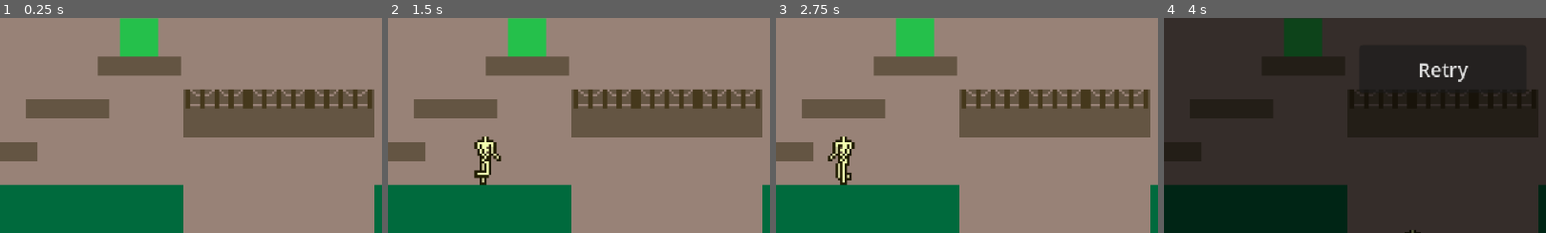
Above: before the commit, frames 1-4 (left to right).
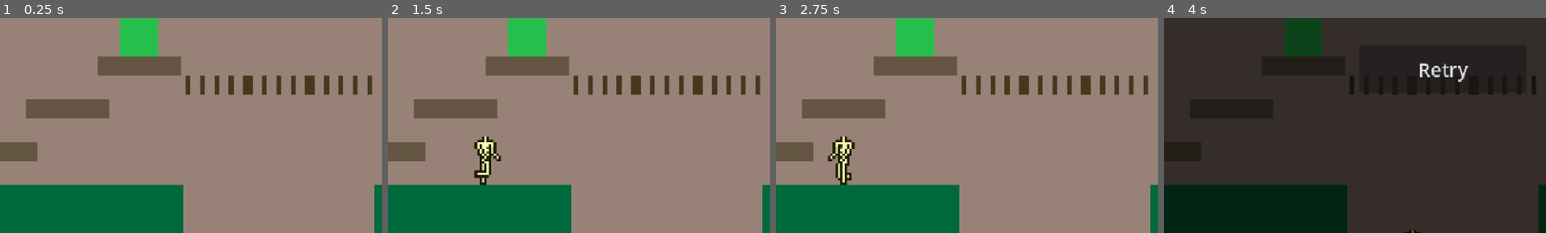
Above: after the commit, the same moments.

Repository: tucksravin/dont-lose-your-head
Game: Godot game, scene res://scenes/days/platforming_day.tscn
Two runs of this game, one before a commit and one after it. Both use one fixed random seed, a clock stepped at 60 frames per second and the inputs below. This scene is started directly instead of the project's main scene.
Inputs:
- Up to frame 1 (0.25 s): no input
- Up to frame 2 (1.5 s): hold D (move_right) from 0.53 s (still down); tap E (interact) at 0.6, 1.35 s; tap Space (jump) at 0.77 s
- Up to frame 3 (2.75 s): tap Space (jump) at 1.52 s; release D (move_right) at 2.03 s; hold A (move_left) from 2.03 s (still down); tap E (interact) at 2.1 s
- Up to frame 4 (4 s): release A (move_left) at 2.78 s; hold D (move_right) from 2.78 s (still down); tap E (interact) at 2.85, 3.6 s; tap Space (jump) at 3.02, 3.77 s
The pictures show only the part of the screen within x 14-64%, y 50-100%; the shares and areas given below are measured in that part.

The runs differ from the first frame. In frame 1, 12% of the frame differs, in the area x 48-98%, y 26-56%; in frame 2, 12%; in frame 3, 12%; in frame 4, 1.3%.

Commit message:
Bridge see-through with the body behind it; panic eyes idle at 10%
- platforming_day: dropped the brown Deck rect behind the bridge art, gave the
  sprite z_index 1 so the body draws behind the railings, and dropped the art
  to y=316 so its deck row sits on the floor line (y=320). Collision unchanged
  — the railings were never solid, so the body walks through them.
- panic_counter: calm_agitation 1.0 -> 0.1 so the caged head is nearly still
  when nothing is happening, plus a moving_agitation floor of 1.0 so it reacts
  the moment you move rather than waiting for the meter.

Measured speed_scale: 0.15 at rest, 1.08 at 25% panic, 2.05 at 50%, 4.00 full.

Note: bridge.png draws its rope and deck line in #988277, the sky colour, so
with the deck gone those pixels are invisible — only the posts read.

Diff:
--- a/scenes/days/platforming_day.tscn
+++ b/scenes/days/platforming_day.tscn
@@ -127,17 +127,10 @@
 position = Vector2(320, 340)
 shape = SubResource("RectangleShape2D_bridge")
 
-[node name="Deck" type="ColorRect" parent="Bridge"]
-offset_left = 240.0
-offset_top = 320.0
-offset_right = 400.0
-offset_bottom = 360.0
-mouse_filter = 2
-color = Color(0.392156862745098, 0.333333333333333, 0.262745098039216, 1)
-
 [node name="Visual" type="Sprite2D" parent="Bridge"]
 texture_repeat = 2
-position = Vector2(320, 328)
+z_index = 1
+position = Vector2(320, 316)
 scale = Vector2(2, 2)
 texture = ExtResource("8_bridge_tex")
 region_enabled = true
--- a/scenes/gameplay/panic_counter.gd
+++ b/scenes/gameplay/panic_counter.gd
@@ -22,10 +22,14 @@
 @export var max_panic: float = 400.0
 ## Speed below which the body counts as still (px/s).
 @export var still_speed: float = 1.0
-## Cage-animation speed at 0 panic and at max panic. The head visibly rattles
-## faster as the meter climbs.
-@export var calm_agitation: float = 1.0
+## Cage-animation speed at 0 panic and at max panic, as a multiple of the rate
+## authored in head_frames.tres. Calm is deliberately near-still — the eyes
+## barely drift until something is actually happening.
+@export var calm_agitation: float = 0.1
 @export var frantic_agitation: float = 4.0
+## Floor applied while the body is moving, so the head reacts the instant you
+## move rather than waiting for the meter to climb out of the calm range.
+@export var moving_agitation: float = 1.0
 
 ## Emitted whenever `value` changes — the panic display listens to this.
 signal panic_changed(value: int)
@@ -59,8 +63,12 @@
 		panic_changed.emit(shown)
 
 	if _head != null and _head.has_method("set_agitation"):
-		_head.call("set_agitation",
-				lerpf(calm_agitation, frantic_agitation, value / max_panic))
+		# Ramp with the meter, but never below moving_agitation while moving —
+		# otherwise the first second of movement looks like nothing is wrong.
+		var agitation: float = lerpf(calm_agitation, frantic_agitation, value / max_panic)
+		if moving:
+			agitation = maxf(agitation, moving_agitation)
+		_head.call("set_agitation", agitation)
 
 	if value >= max_panic:
 		_failed = true
Not shown, changed: journals/tucker.md
